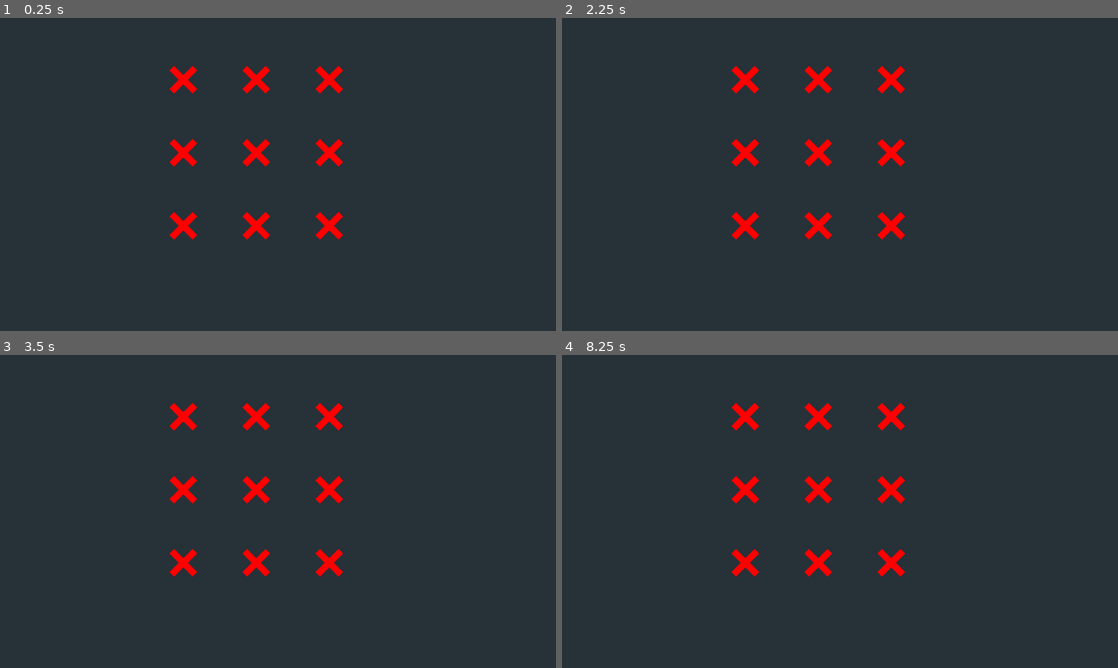
Above: before the commit, frames 1-4 (two rows, left to right).
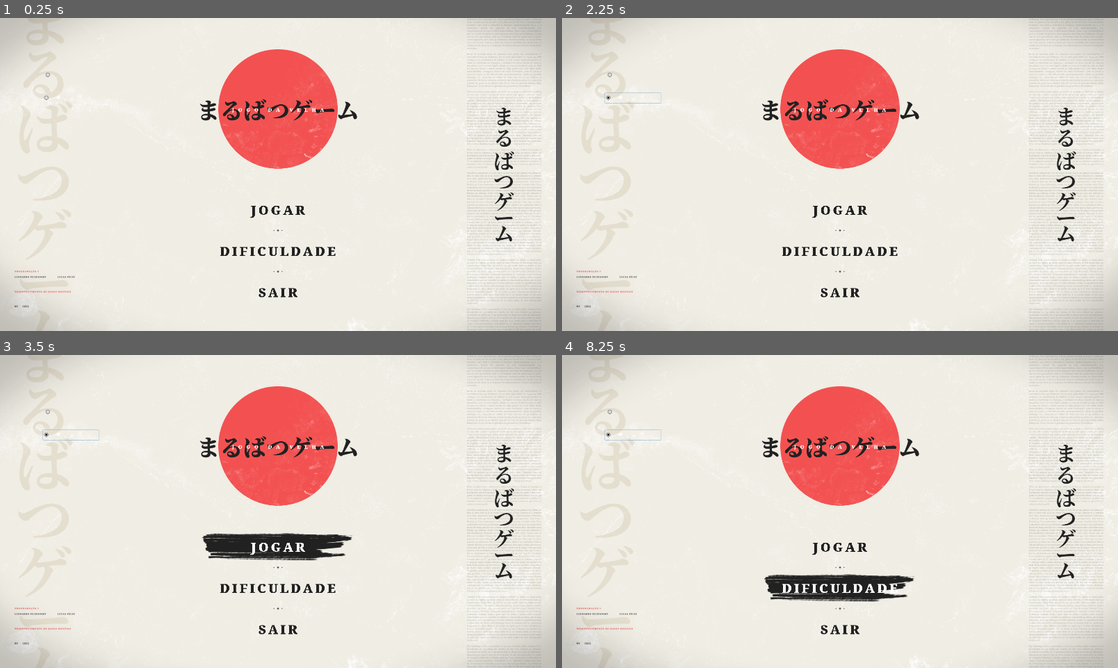
Above: after the commit, the same moments.

Repository: lucassfelix/tic_tac_toe_ai
Game: Godot game, scene res://Scenes/TitleScreen.tscn
The game is run twice, just before and just after one commit, with the same random seed, the same clock (stepped at 60 frames per second) and the same inputs. Before the commit the project starts from res://Scenes/mainScene.tscn.
Inputs (mouse positions are in pixels of both pictures, inside the frame that each line leads up to):
- Up to frame 1 (0.25 s): no input
- Up to frame 2 (2.25 s): click (840, 249) at 0.5 s, where only the run after the commit has a clickable "DIFICULDADE"; click (634, 74) at 1.27 s; click (634, 99) at 2.02 s
- Up to frame 3 (3.5 s): click (278, 545) at 2.75 s, where only the run after the commit has a clickable "JOGAR"
- Up to frame 4 (8.25 s): click (840, 545) at 3.5 s, where only the run after the commit has a clickable "JOGAR"; click (745, 439) at 4.27 s; click (817, 439) at 5.02 s; click (890, 439) at 5.77 s; click (817, 511) at 6.52 s; click (890, 511) at 7.27 s; click (817, 583) at 8.02 s

The runs differ from the first frame. In frame 1, 99% of the frame differs, in the area x 0-100%, y 0-100%; in frame 2, 99%; in frame 3, 98%; in frame 4, 98%.

Commit message:
Visual update

Diff:
--- a/Font/NotoSerifJP_Black.tres
+++ /dev/null
@@ -1,6 +0,0 @@
-[gd_resource type="DynamicFont" load_steps=2 format=2]
-
-[ext_resource path="res://Font/NotoSerifJP-Black.otf" type="DynamicFontData" id=1]
-
-[resource]
-font_data = ExtResource( 1 )
--- a/Font/NotoSerifJP_Bold.tres
+++ /dev/null
@@ -1,6 +0,0 @@
-[gd_resource type="DynamicFont" load_steps=2 format=2]
-
-[ext_resource path="res://Font/NotoSerifJP-Bold.otf" type="DynamicFontData" id=1]
-
-[resource]
-font_data = ExtResource( 1 )
--- a/Font/NotoSerifJP_Regular.tres
+++ /dev/null
@@ -1,6 +0,0 @@
-[gd_resource type="DynamicFont" load_steps=2 format=2]
-
-[ext_resource path="res://Font/NotoSerifJP-Regular.otf" type="DynamicFontData" id=1]
-
-[resource]
-font_data = ExtResource( 1 )
--- a/Font/NotoSerif_Black.tres
+++ /dev/null
@@ -1,6 +0,0 @@
-[gd_resource type="DynamicFont" load_steps=2 format=2]
-
-[ext_resource path="res://Font/NotoSerif-Black.ttf" type="DynamicFontData" id=1]
-
-[resource]
-font_data = ExtResource( 1 )
--- a/Font/NotoSerif_Bold.tres
+++ /dev/null
@@ -1,6 +0,0 @@
-[gd_resource type="DynamicFont" load_steps=2 format=2]
-
-[ext_resource path="res://Font/NotoSerif-Bold.ttf" type="DynamicFontData" id=1]
-
-[resource]
-font_data = ExtResource( 1 )
--- a/Font/NotoSerif_ExtraBold.tres
+++ /dev/null
@@ -1,6 +0,0 @@
-[gd_resource type="DynamicFont" load_steps=2 format=2]
-
-[ext_resource path="res://Font/NotoSerif-ExtraBold.ttf" type="DynamicFontData" id=1]
-
-[resource]
-font_data = ExtResource( 1 )
--- a/Font/NotoSerif_Regular.tres
+++ /dev/null
@@ -1,6 +0,0 @@
-[gd_resource type="DynamicFont" load_steps=2 format=2]
-
-[ext_resource path="res://Font/NotoSerif-Regular.ttf" type="DynamicFontData" id=1]
-
-[resource]
-font_data = ExtResource( 1 )
--- a/Resources/Pieces/Empty_Piece.tres
+++ b/Resources/Pieces/Empty_Piece.tres
@@ -1,8 +1,10 @@
-[gd_resource type="Resource" load_steps=2 format=2]
+[gd_resource type="Resource" load_steps=3 format=2]
 
 [ext_resource path="res://Piece.gd" type="Script" id=1]
+[ext_resource path="res://Assets/CasaVazia.png" type="Texture" id=2]
 
 [resource]
 script = ExtResource( 1 )
 piece_name = " "
 value = 0
+texture = ExtResource( 2 )
--- a/Resources/Pieces/O_Piece.tres
+++ b/Resources/Pieces/O_Piece.tres
@@ -1,7 +1,7 @@
 [gd_resource type="Resource" load_steps=3 format=2]
 
 [ext_resource path="res://Piece.gd" type="Script" id=1]
-[ext_resource path="res://Textures/O_Texture.png" type="Texture" id=2]
+[ext_resource path="res://Assets/Peça clara.png" type="Texture" id=2]
 
 [resource]
 script = ExtResource( 1 )
--- a/Resources/Pieces/X_Piece.tres
+++ b/Resources/Pieces/X_Piece.tres
@@ -1,7 +1,7 @@
 [gd_resource type="Resource" load_steps=3 format=2]
 
 [ext_resource path="res://Piece.gd" type="Script" id=1]
-[ext_resource path="res://Textures/X_Image.png" type="Texture" id=2]
+[ext_resource path="res://Assets/Peça escura.png" type="Texture" id=2]
 
 [resource]
 script = ExtResource( 1 )
--- a/Scenes/Board.tscn
+++ b/Scenes/Board.tscn
@@ -6,6 +6,8 @@
 [ext_resource path="res://Resources/Pieces/Empty_Piece.tres" type="Resource" id=4]
 [ext_resource path="res://Resources/Pieces/O_Piece.tres" type="Resource" id=5]
 [ext_resource path="res://Scenes/BoardPiece.tscn" type="PackedScene" id=6]
+[ext_resource path="res://Assets/Fundo tabuleiro.png" type="Texture" id=7]
+[ext_resource path="res://Assets/Vinheta.png" type="Texture" id=8]
 
 [node name="Board" type="Control"]
 anchor_right = 1.0
@@ -16,8 +18,31 @@
 board_size_resource = ExtResource( 2 )
 board_piece = ExtResource( 6 )
 
-[node name="Rows" type="VBoxContainer" parent="."]
-margin_left = 390.0
-margin_top = 110.0
-margin_right = 890.0
-margin_bottom = 610.0
+[node name="Fundo" type="TextureRect" parent="."]
+anchor_right = 1.0
+anchor_bottom = 1.0
+margin_top = -420.0
+margin_right = 1920.0
+margin_bottom = 2340.0
+rect_scale = Vector2( 0.5, 0.5 )
+texture = ExtResource( 7 )
+
+[node name="Vinheta" type="TextureRect" parent="."]
+modulate = Color( 1, 1, 1, 0.235294 )
+margin_right = 1920.0
+margin_bottom = 1080.0
+texture = ExtResource( 8 )
+
+[node name="GridContainer" type="GridContainer" parent="."]
+anchor_left = 0.5
+anchor_top = 0.5
+anchor_right = 0.5
+anchor_bottom = 0.5
+margin_left = -443.0
+margin_top = -434.0
+margin_right = 443.0
+margin_bottom = 434.0
+rect_pivot_offset = Vector2( -762, 275 )
+custom_constants/vseparation = 50
+custom_constants/hseparation = 50
+columns = 3
--- a/Scenes/BoardPiece.tscn
+++ b/Scenes/BoardPiece.tscn
@@ -1,9 +1,11 @@
-[gd_scene load_steps=2 format=2]
+[gd_scene load_steps=3 format=2]
 
+[ext_resource path="res://Assets/CasaVazia.png" type="Texture" id=1]
 [ext_resource path="res://Scripts/BoardPiece.gd" type="Script" id=2]
 
 [node name="TextureButton" type="TextureButton"]
 margin_right = 40.0
 margin_bottom = 40.0
 size_flags_vertical = 3
+texture_normal = ExtResource( 1 )
 script = ExtResource( 2 )
--- /dev/null
+++ b/Scenes/MenuButton.gd
@@ -0,0 +1,17 @@
+extends Button
+
+export(Texture) var hovered_texture
+export(Texture) var normal_texture
+
+# Called when the node enters the scene tree for the first time.
+func _ready():
+	icon = normal_texture
+	pass
+
+func _on_Button_mouse_entered():
+	icon = hovered_texture
+	pass
+
+func _on_Button_mouse_exited():
+	icon = normal_texture
+	pass
--- a/Scenes/TitleScreen.tscn
+++ b/Scenes/TitleScreen.tscn
@@ -1,25 +1,205 @@
-[gd_scene load_steps=2 format=2]
-
-[ext_resource path="res://Textures/logo.png" type="Texture" id=1]
+[gd_scene load_steps=17 format=2]
+
+[ext_resource path="res://Assets/Logo.png" type="Texture" id=1]
+[ext_resource path="res://Assets/Fundo.png" type="Texture" id=2]
+[ext_resource path="res://Assets/Letreiro.png" type="Texture" id=3]
+[ext_resource path="res://Assets/Texto longo.png" type="Texture" id=4]
+[ext_resource path="res://Assets/Letreiro pequeno.png" type="Texture" id=5]
+[ext_resource path="res://Font/NotoSerif-Black.ttf" type="DynamicFontData" id=6]
+[ext_resource path="res://Assets/Textura do botão.png" type="Texture" id=7]
+[ext_resource path="res://Scenes/MenuButton.gd" type="Script" id=8]
+[ext_resource path="res://Assets/Separador.png" type="Texture" id=9]
+[ext_resource path="res://Assets/Créditos.png" type="Texture" id=10]
+[ext_resource path="res://Assets/Vinheta.png" type="Texture" id=11]
+[ext_resource path="res://Sound/Trilha sonora.mp3" type="AudioStream" id=12]
+[ext_resource path="res://new_buttongroup.tres" type="ButtonGroup" id=13]
+
+[sub_resource type="DynamicFont" id=1]
+size = 44
+extra_spacing_char = 7
+font_data = ExtResource( 6 )
+
+[sub_resource type="StyleBoxTexture" id=2]
+texture = ExtResource( 7 )
+region_rect = Rect2( 0, 0, 534, 104 )
+
+[sub_resource type="StyleBoxTexture" id=3]
 
 [node name="TitleScreen" type="Control"]
 anchor_right = 1.0
 anchor_bottom = 1.0
 
-[node name="Menu" type="VBoxContainer" parent="."]
-margin_left = 120.0
-margin_top = 80.0
-margin_right = 1160.0
-margin_bottom = 640.0
-
-[node name="Logo" type="TextureRect" parent="Menu"]
-margin_right = 1040.0
-margin_bottom = 128.0
+[node name="Fundo" type="TextureRect" parent="."]
+anchor_right = 1.0
+anchor_bottom = 1.0
+margin_top = -420.0
+margin_right = 1920.0
+margin_bottom = 2340.0
+rect_scale = Vector2( 0.5, 0.5 )
+texture = ExtResource( 2 )
+
+[node name="Logo" type="TextureRect" parent="."]
+anchor_left = 0.5
+anchor_right = 0.5
+margin_left = -280.0
+margin_top = 108.0
+margin_right = 280.0
+margin_bottom = 520.0
 texture = ExtResource( 1 )
-stretch_mode = 4
-
-[node name="CenterRow" type="HBoxContainer" parent="Menu"]
-margin_top = 132.0
-margin_right = 1040.0
-margin_bottom = 560.0
+stretch_mode = 1
+
+[node name="LetreiroEsquerda" type="TextureRect" parent="."]
+modulate = Color( 1, 1, 1, 0.14902 )
+anchor_top = 0.5
+anchor_bottom = 0.5
+margin_left = 62.0
+margin_top = -614.5
+margin_right = 250.0
+margin_bottom = 614.5
+texture = ExtResource( 3 )
+
+[node name="LetreiroGrandeDireita" type="TextureRect" parent="."]
+modulate = Color( 1, 1, 1, 0.490196 )
+anchor_left = 1.0
+anchor_top = 0.5
+anchor_right = 1.0
+anchor_bottom = 0.5
+margin_left = -308.0
+margin_top = -809.0
+margin_right = -51.0
+margin_bottom = 809.0
+texture = ExtResource( 4 )
+
+[node name="LetreiroPequenoDireita" type="TextureRect" parent="."]
+anchor_left = 1.0
+anchor_top = 0.5
+anchor_right = 1.0
+anchor_bottom = 0.5
+margin_left = -213.0
+margin_top = -231.0
+margin_right = -144.0
+margin_bottom = 231.0
+texture = ExtResource( 5 )
+
+[node name="Creditos" type="TextureRect" parent="."]
+anchor_top = 1.0
+anchor_bottom = 1.0
+margin_left = 51.0
+margin_top = -212.0
+margin_right = 307.0
+margin_bottom = -80.0
+texture = ExtResource( 10 )
+
+[node name="Vinheta" type="TextureRect" parent="."]
+modulate = Color( 1, 1, 1, 0.235294 )
+margin_right = 1920.0
+margin_bottom = 1080.0
+texture = ExtResource( 11 )
+
+[node name="VBoxContainer" type="VBoxContainer" parent="."]
+anchor_left = 0.5
+anchor_top = 1.0
+anchor_right = 0.5
+anchor_bottom = 1.0
+margin_left = -500.0
+margin_top = -481.0
+margin_right = 500.0
+margin_bottom = -71.0
+grow_horizontal = 2
+grow_vertical = 2
+alignment = 1
+
+[node name="Button" type="Button" parent="VBoxContainer"]
+margin_right = 1000.0
+margin_bottom = 126.0
+focus_mode = 0
+mouse_default_cursor_shape = 2
 size_flags_vertical = 3
+custom_colors/font_color = Color( 0.129412, 0.129412, 0.129412, 1 )
+custom_colors/font_color_hover = Color( 1, 1, 1, 1 )
+custom_fonts/font = SubResource( 1 )
+custom_styles/hover = SubResource( 2 )
+custom_styles/normal = SubResource( 3 )
+enabled_focus_mode = 0
+text = "JOGAR"
+flat = true
+icon_align = 1
+script = ExtResource( 8 )
+hovered_texture = ExtResource( 7 )
+
+[node name="Separador" type="TextureRect" parent="VBoxContainer"]
+margin_top = 130.0
+margin_right = 1000.0
+margin_bottom = 138.0
+texture = ExtResource( 9 )
+stretch_mode = 6
+
+[node name="Button2" type="Button" parent="VBoxContainer"]
+margin_top = 142.0
+margin_right = 1000.0
+margin_bottom = 268.0
+focus_mode = 0
+mouse_default_cursor_shape = 2
+size_flags_vertical = 3
+custom_colors/font_color = Color( 0.129412, 0.129412, 0.129412, 1 )
+custom_colors/font_color_hover = Color( 1, 1, 1, 1 )
+custom_fonts/font = SubResource( 1 )
+custom_styles/hover = SubResource( 2 )
+custom_styles/normal = SubResource( 3 )
+enabled_focus_mode = 0
+text = "DIFICULDADE"
+flat = true
+icon_align = 1
+script = ExtResource( 8 )
+hovered_texture = ExtResource( 7 )
+
+[node name="Separador2" type="TextureRect" parent="VBoxContainer"]
+margin_top = 272.0
+margin_right = 1000.0
+margin_bottom = 280.0
+texture = ExtResource( 9 )
+stretch_mode = 6
+
+[node name="Button3" type="Button" parent="VBoxContainer"]
+margin_top = 284.0
+margin_right = 1000.0
+margin_bottom = 410.0
+focus_mode = 0
+mouse_default_cursor_shape = 2
+size_flags_vertical = 3
+custom_colors/font_color = Color( 0.129412, 0.129412, 0.129412, 1 )
+custom_colors/font_color_hover = Color( 1, 1, 1, 1 )
+custom_fonts/font = SubResource( 1 )
+custom_styles/hover = SubResource( 2 )
+custom_styles/normal = SubResource( 3 )
+enabled_focus_mode = 0
+text = "SAIR"
+flat = true
+icon_align = 1
+script = ExtResource( 8 )
+hovered_texture = ExtResource( 7 )
+
+[node name="Sound" type="AudioStreamPlayer" parent="."]
+stream = ExtResource( 12 )
+autoplay = true
+
+[node name="CheckBox" type="CheckBox" parent="."]
+margin_left = 153.0
+margin_top = 168.0
+margin_right = 347.0
+margin_bottom = 225.0
+group = ExtResource( 13 )
+
+[node name="CheckBox2" type="CheckBox" parent="."]
+margin_left = 148.0
+margin_top = 258.0
+margin_right = 342.0
+margin_bottom = 293.0
+group = ExtResource( 13 )
+
+[connection signal="mouse_entered" from="VBoxContainer/Button" to="VBoxContainer/Button" method="_on_Button_mouse_entered"]
+[connection signal="mouse_exited" from="VBoxContainer/Button" to="VBoxContainer/Button" method="_on_Button_mouse_exited"]
+[connection signal="mouse_entered" from="VBoxContainer/Button2" to="VBoxContainer/Button2" method="_on_Button_mouse_entered"]
+[connection signal="mouse_exited" from="VBoxContainer/Button2" to="VBoxContainer/Button2" method="_on_Button_mouse_exited"]
+[connection signal="mouse_entered" from="VBoxContainer/Button3" to="VBoxContainer/Button3" method="_on_Button_mouse_entered"]
+[connection signal="mouse_exited" from="VBoxContainer/Button3" to="VBoxContainer/Button3" method="_on_Button_mouse_exited"]
--- a/Scripts/Board.gd
+++ b/Scripts/Board.gd
@@ -22,24 +22,19 @@
 func _ready():
 
 	ai_node = get_node(ai_node_path)
-	var rows = $Rows
+	var grid = $GridContainer
 	board_size = board_size_resource
-
+	grid.columns = board_size.value
 	game_board = []
 	for i in range(board_size.value):
 		game_board.append([])
-		var new_hbox := HBoxContainer.new()
-		rows.add_child(new_hbox)
-		new_hbox.size_flags_horizontal = SIZE_FILL
-		new_hbox.size_flags_vertical = SIZE_EXPAND_FILL
 		for j in range(board_size.value):
 			var new_bp := board_piece.instance()
-			new_hbox.add_child(new_bp)
-			new_bp.size_flags_horizontal = SIZE_EXPAND
+			grid.add_child(new_bp)
 			new_bp.set_pos([i,j])
-			new_bp.set_piece(pieces[BOARD_PIECE.X])
+			new_bp.set_piece(pieces[BOARD_PIECE.EMPTY])
 			game_board[i].append(new_bp)
-
+	grid.set_anchors_preset(Control.PRESET_CENTER)
 	draw_debug_board(game_board)
 
 
--- /dev/null
+++ b/Scripts/Shader.gd
@@ -0,0 +1,9 @@
+extends Node
+
+
+func _ready():
+	pass # Replace with function body.
+
+
+#func screen(vec4 base, vec4 blend):
+#	return 1.0 - (1.0 - base) * (1.0 - blend);
--- /dev/null
+++ b/new_buttongroup.tres
@@ -0,0 +1,3 @@
+[gd_resource type="ButtonGroup" format=2]
+
+[resource]
--- a/project.godot
+++ b/project.godot
@@ -39,13 +39,21 @@
 [application]
 
 config/name="Tic Tac Toe IA"
-run/main_scene="res://Scenes/MainScene.tscn"
+run/main_scene="res://Scenes/TitleScreen.tscn"
+boot_splash/bg_color=Color( 0.298039, 0.0705882, 0.0705882, 1 )
 config/icon="res://icon.png"
 
 [display]
 
-window/size/width=1280
-window/size/height=720
+window/size/width=1920
+window/size/height=1080
+window/size/resizable=false
+window/size/borderless=true
+window/size/fullscreen=true
+window/stretch/mode="viewport"
+window/stretch/aspect="keep"
+window/bg_color=Color( 0.141176, 0.141176, 0.141176, 1 )
+window/use_filter=false
 
 [gui]
 
@@ -60,5 +68,5 @@
 quality/driver/driver_name="GLES2"
 vram_compression/import_etc=true
 vram_compression/import_etc2=false
-environment/default_clear_color=Color( 0.14902, 0.192157, 0.219608, 1 )
+environment/default_clear_color=Color( 0.941176, 0.929412, 0.894118, 1 )
 environment/default_environment="res://default_env.tres"
Binary file added: Assets/CasaVazia.png
Not shown, added: Assets/CasaVazia.png.import
Binary file added: Assets/Créditos.png
Not shown, added: Assets/Créditos.png.import
Binary file added: Assets/Fundo tabuleiro.png
Not shown, added: Assets/Fundo tabuleiro.png.import
Binary file added: Assets/Fundo.png
Not shown, added: Assets/Fundo.png.import
Binary file added: Assets/Letreiro pequeno.png
Not shown, added: Assets/Letreiro pequeno.png.import
Binary file added: Assets/Letreiro.png
Not shown, added: Assets/Letreiro.png.import
(and 17 more such lines)
